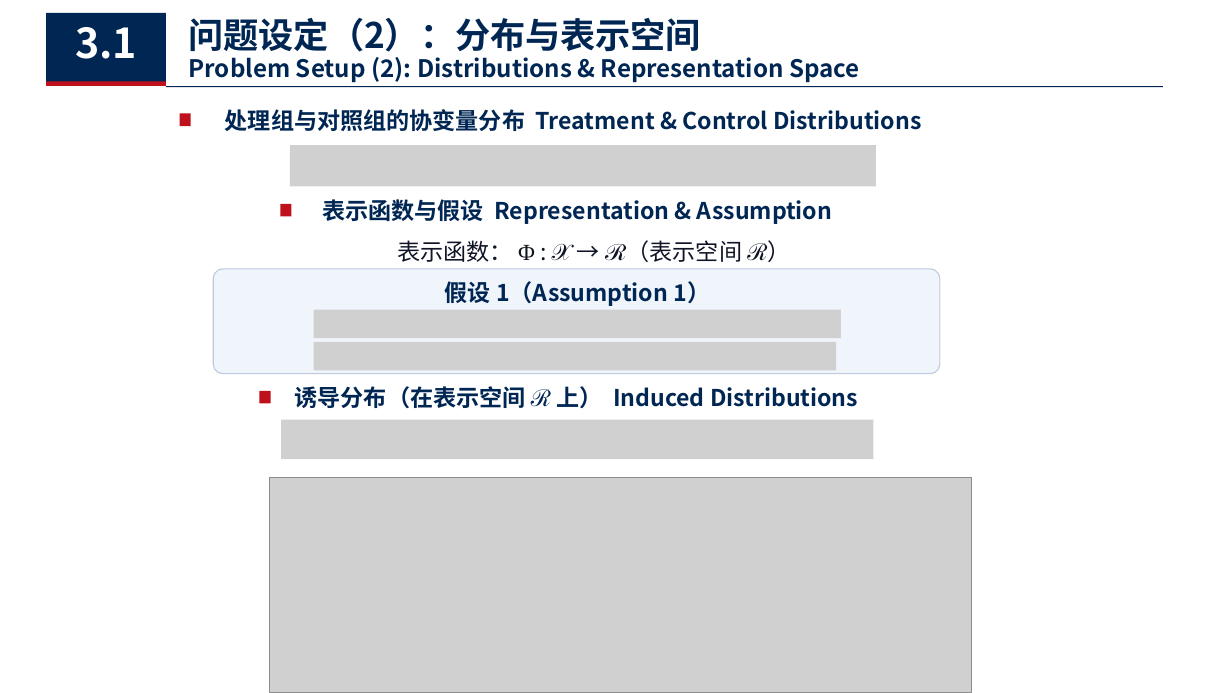
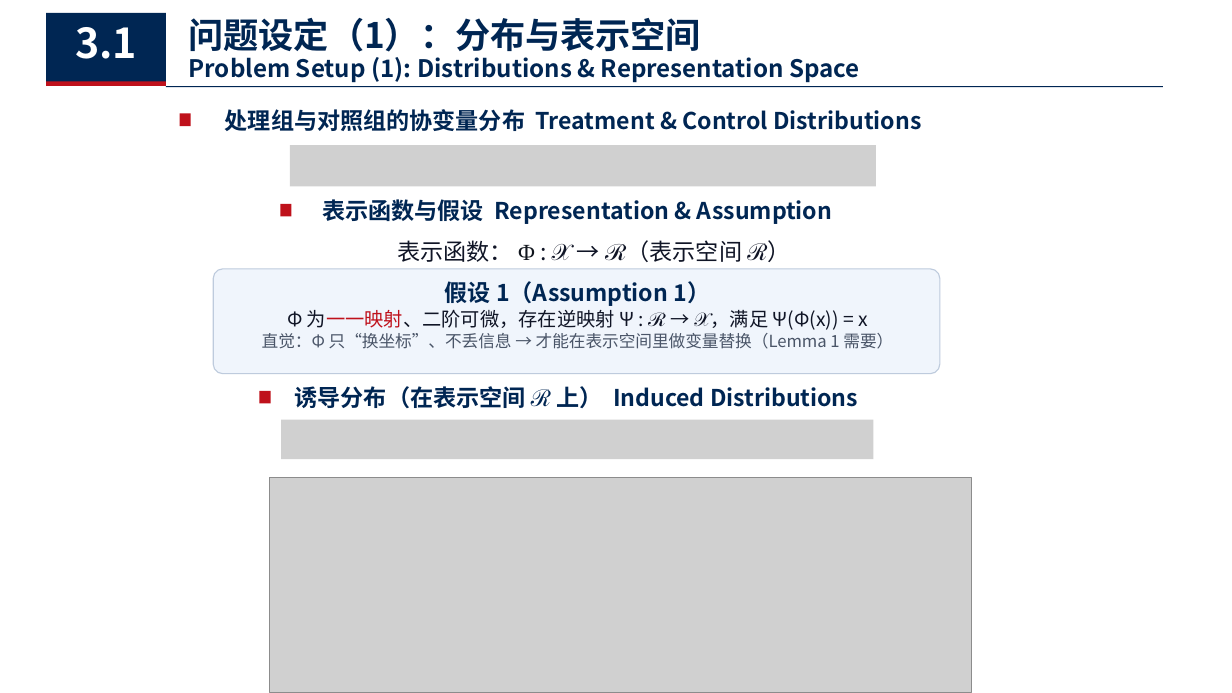
Before and after one commit to chanearly2002/Stastical_Computing, a slide deck: slide 11 of 个体处理效应估计.pptx (slide 8 before the commit). Drawn at 1232x693 pixels with LibreOffice and Linux fonts; fonts in the diff are those of the drawing; grey boxes stand for pictures. Boxes give left, top, right and bottom in pixels: in the first picture for what was removed or moved away, otherwise in the second. Text is boxed around its words. In the diff, an @@ line names an element or a change of style, - is before the commit and + after.

```diff
--- a/个体处理效应估计.pptx
+++ b/个体处理效应估计.pptx
@@ text at (189, 18, 701, 58): text changed @@
-问题设定（2）：分布与表示空间
+问题设定（1）：分布与表示空间
@@ text at (189, 57, 860, 83): text changed @@
-Problem Setup (2): Distributions & Representation Space
+Problem Setup (1): Distributions & Representation Space
@@ text added at (262, 309, 893, 349), 13 pt, text #4A5568 @@
+Φ 为一一映射、二阶可微，存在逆映射 Ψ : ℛ → 𝒳，满足 Ψ(Φ(x)) = x
+直觉：Φ 只“换坐标”、不丢信息 → 才能在表示空间里做变量替换（Lemma 1 需要）
@@ picture removed at (314, 310, 842, 338) @@
@@ picture removed at (314, 342, 836, 371) @@
```
Also in this commit, not shown: 9 other slides changed, 4 slides added, 1 other file.
